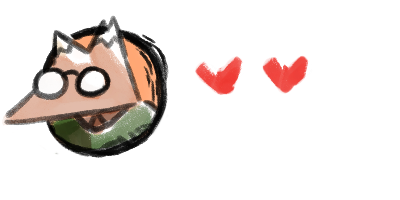
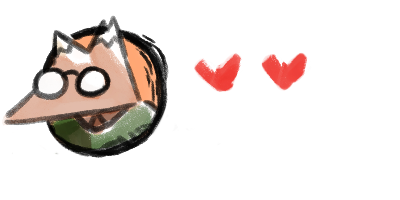
Two versions of the same layered image (400 × 200). Layer-by-layer changes:
removed layer "Set2" over [12, 52, 309, 154]
added layer "Layer 1" over [12, 52, 309, 154]
